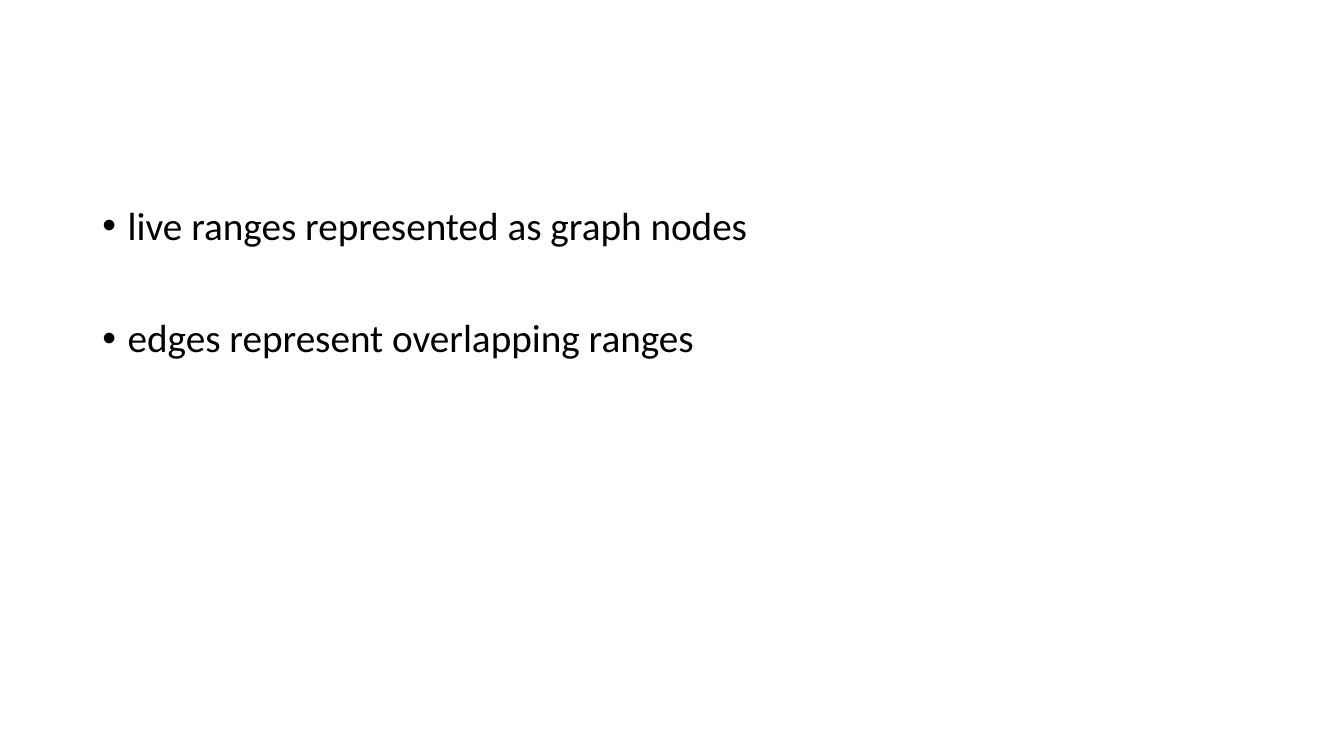
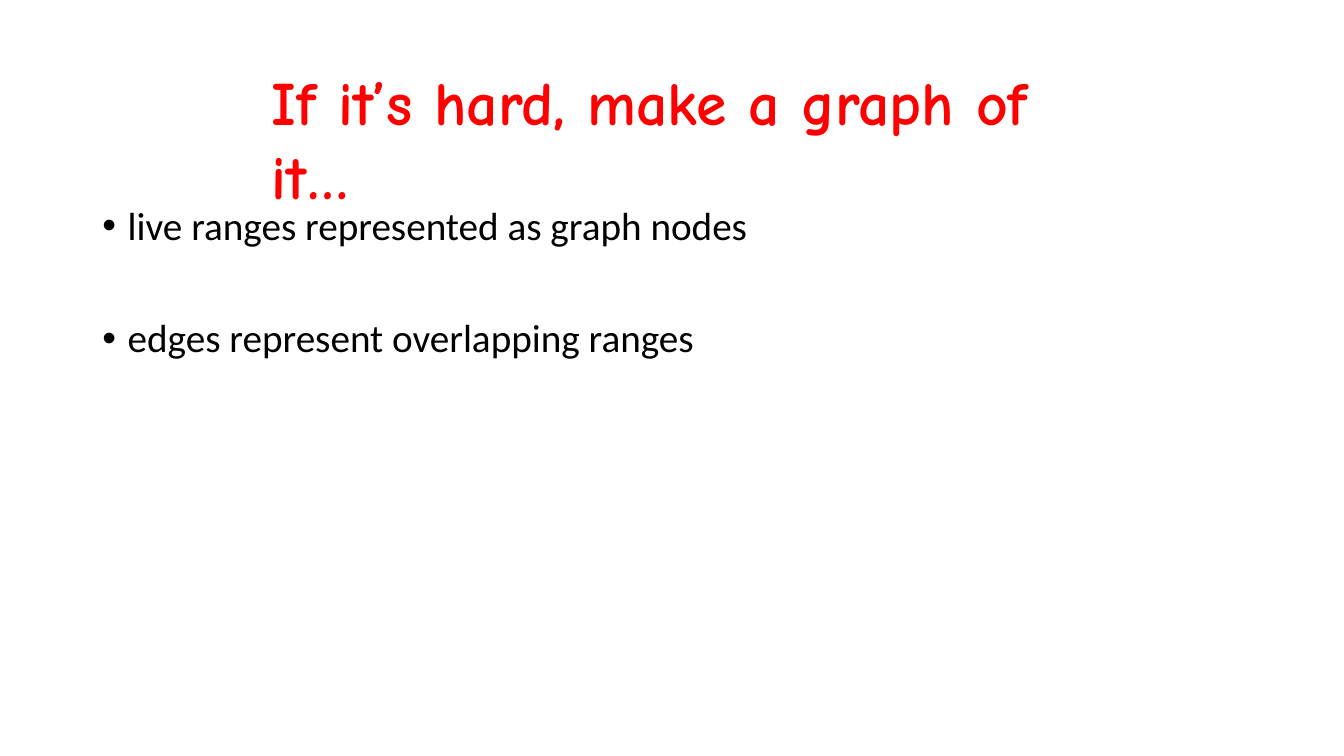
Before and after one commit to ganoliz/NI-GEN, a slide deck: slide 46 of media/NI-GEN-8.pptx. Drawn at 1344x756 pixels with LibreOffice and Linux fonts; fonts in the diff are those of the drawing. Boxes give left, top, right and bottom in pixels: in the first picture for what was removed or moved away, otherwise in the second. Text is boxed around its words. In the diff, an @@ line names an element or a change of style, - is before the commit and + after.

```diff
--- a/media/NI-GEN-8.pptx
+++ b/media/NI-GEN-8.pptx
@@ text added at (x1=272, y1=82, x2=1027, y2=200), 44 pt, text #FF0000, bold @@
+If it’s hard, make a graph of it…
```
Also in this commit, not shown: 27 other slides changed, 17 slides added, 8 other files.
